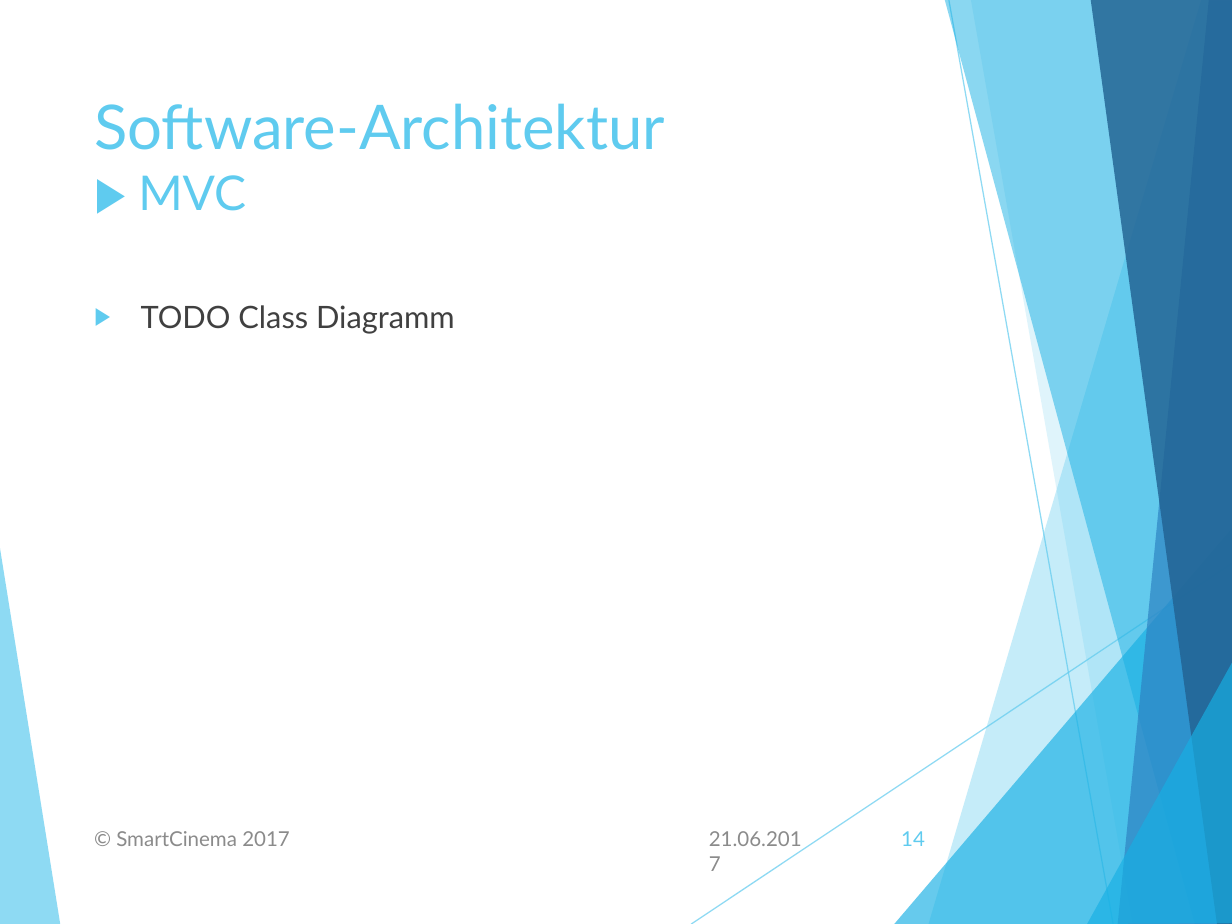
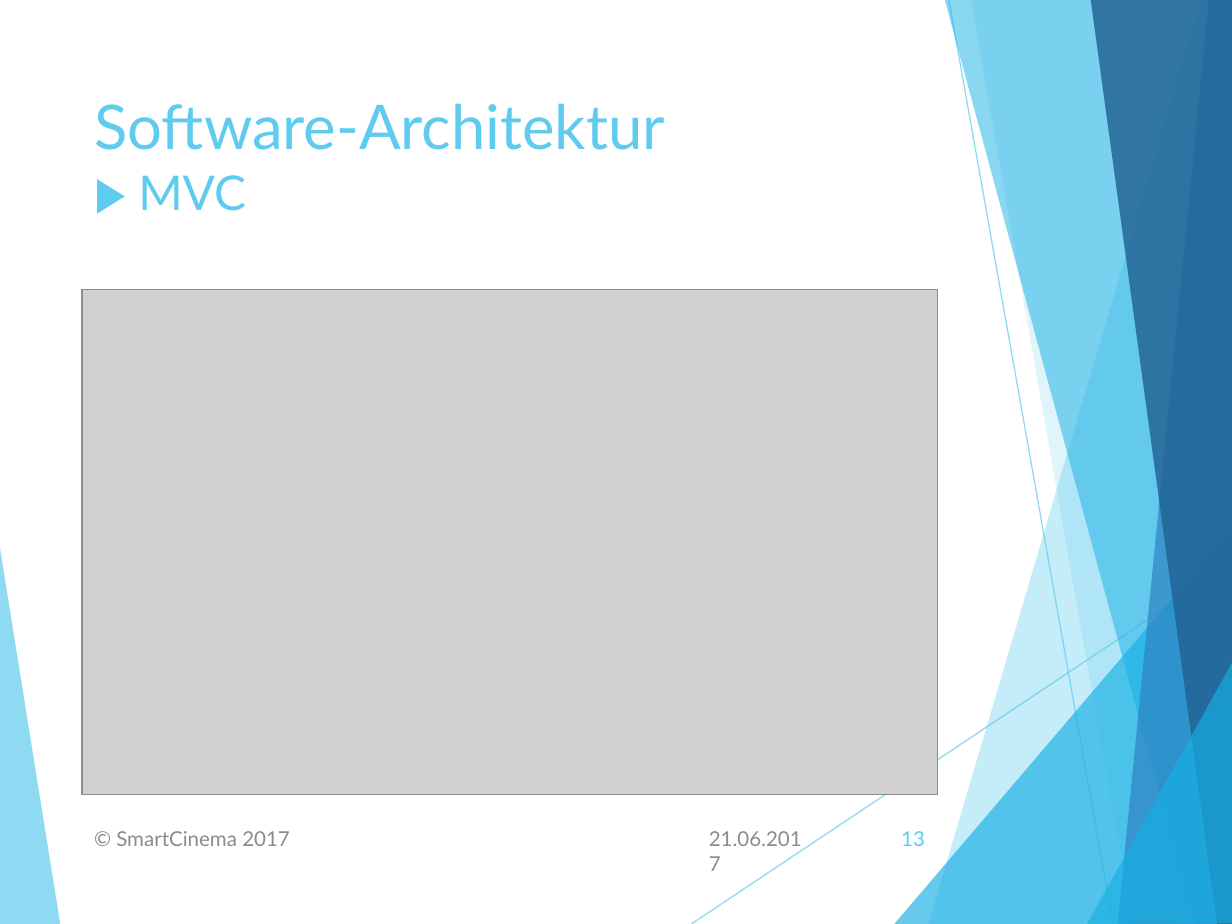
Before and after one commit to tinf15b4-kino/kino-web, a slide deck: slide 13 of documents/final_presentation/Final Presentation.pptx (slide 14 before the commit). Drawn at 1232x924 pixels with LibreOffice and Linux fonts; fonts in the diff are those of the drawing; grey boxes stand for pictures. Boxes give left, top, right and bottom in pixels: in the first picture for what was removed or moved away, otherwise in the second. Text is boxed around its words. In the diff, an @@ line names an element or a change of style, - is before the commit and + after.

```diff
--- a/documents/final_presentation/Final Presentation.pptx
+++ b/documents/final_presentation/Final Presentation.pptx
@@ picture added at [83,290,938,795] @@
@@ text removed at [141,305,455,334] @@
-▶ TODO Class Diagramm
@@ page number at [901,831,925,846]: text changed @@
-14
+13
```
Also in this commit, not shown: 3 other slides changed, 7 other files.
